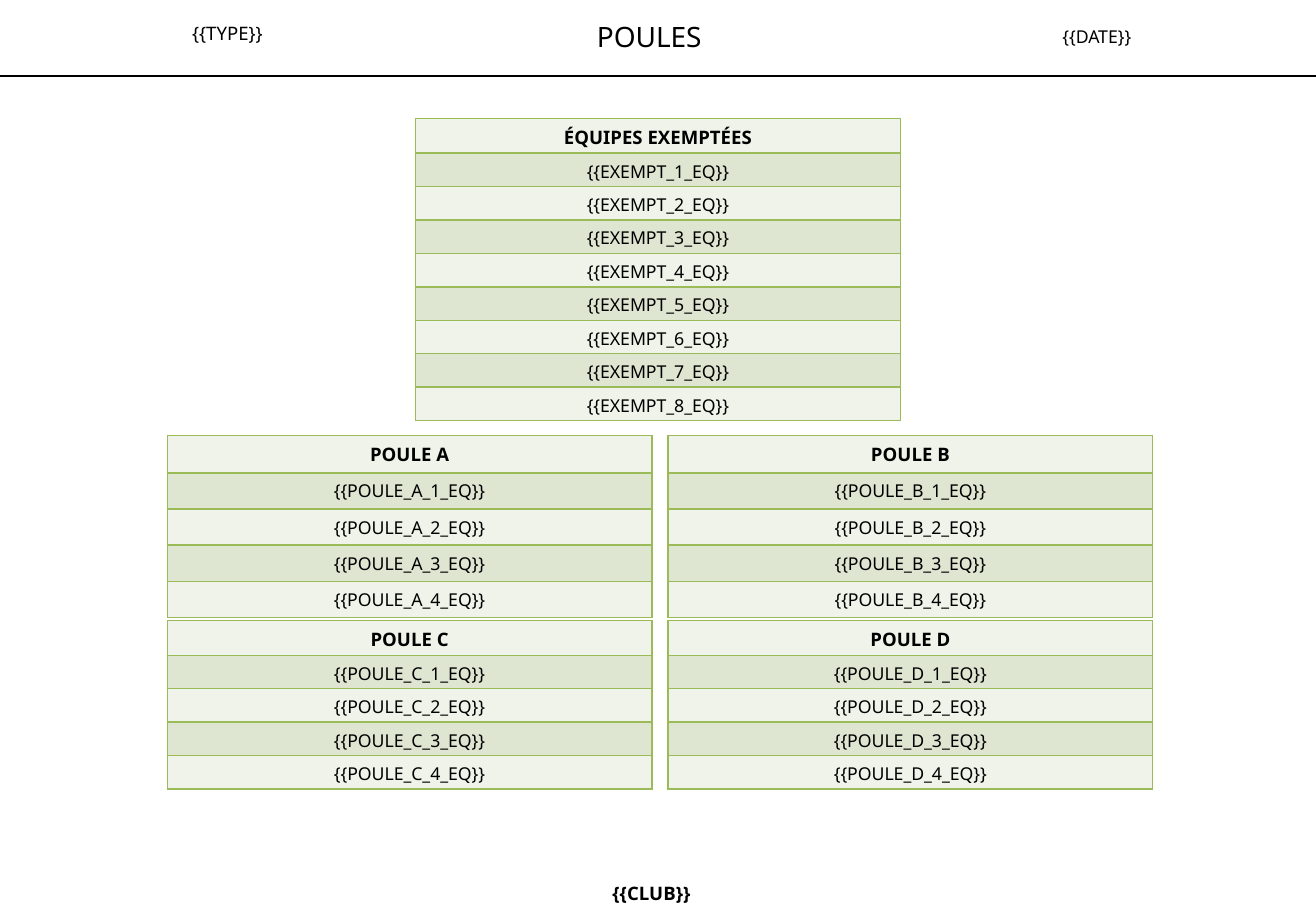
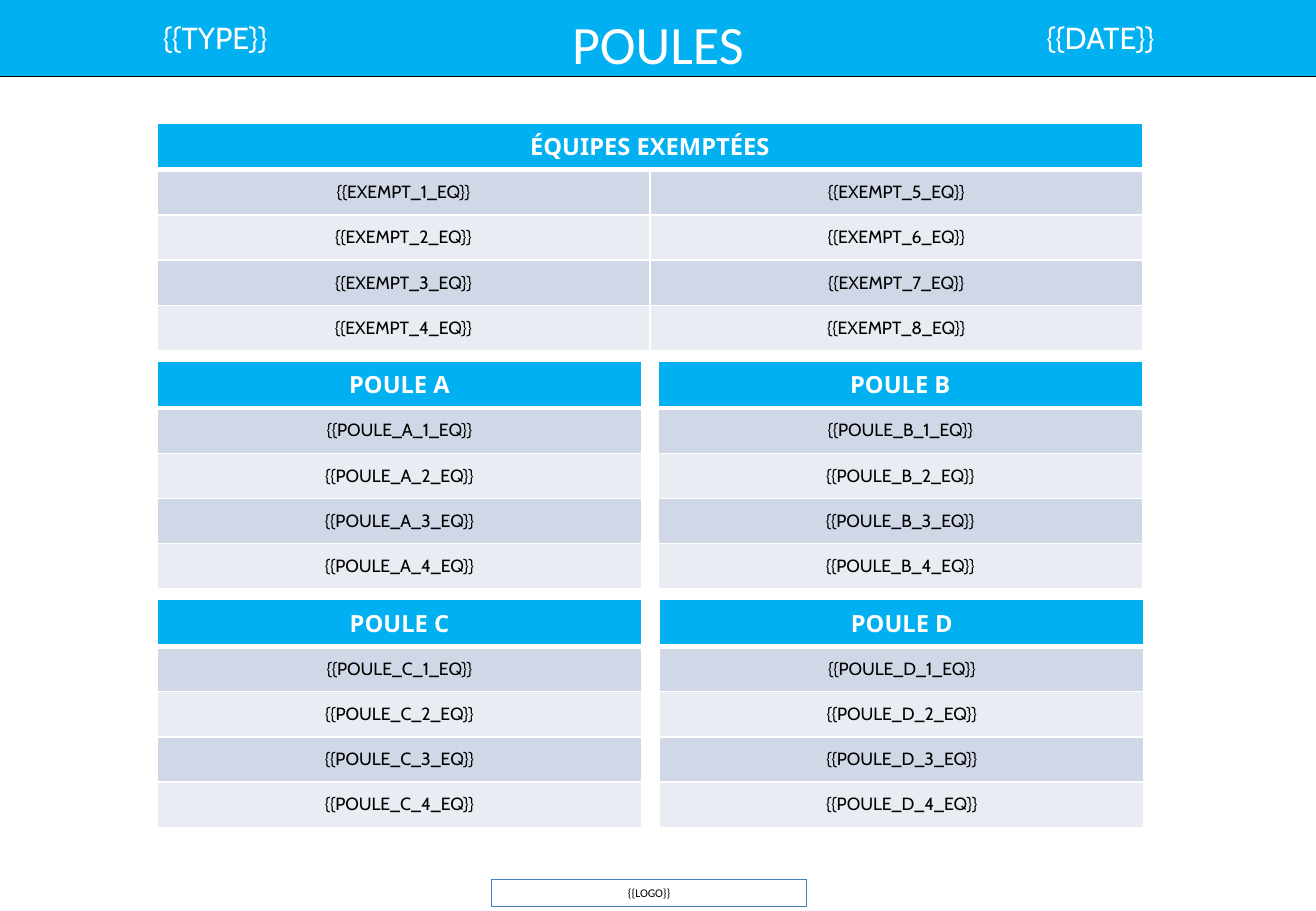
Before and after one commit to remidifranciaperso-bit/tournament-manager, a slide deck: slide 4 of templates bleus/Template_24_poules_1J.pptx (slide 3 before the commit). Drawn at 1316x911 pixels with LibreOffice and Linux fonts; fonts in the diff are those of the drawing. Boxes give left, top, right and bottom in pixels: in the first picture for what was removed or moved away, otherwise in the second. Text is boxed around its words. In the diff, an @@ line names an element or a change of style, - is before the commit and + after.

```diff
--- a/templates bleus/Template_24_poules_1J.pptx
+++ b/templates bleus/Template_24_poules_1J.pptx
@@ text "{{TYPE}}" at bbox=[163, 26, 267, 53]: size 11 to 18 pt, font Noto Sans to Cabin, text colour #000000 to #FFFFFF @@
@@ rectangle added at bbox=[0, 0, 1316, 77], fill #00B0F0, outline #000000 1 pt @@
@@ text "POULES": place and size @@
-text "POULES" at bbox=[597, 26, 702, 48]
+text "POULES" at bbox=[572, 29, 744, 78]
@@ text "POULES" at bbox=[572, 29, 744, 78]: size 16.5 to 32 pt, font Noto Sans to Calibri, text colour #000000 to #FFFFFF @@
@@ text "{{DATE}}": place and size @@
-text "{{DATE}}" at bbox=[1062, 30, 1131, 46]
+text "{{DATE}}" at bbox=[1046, 26, 1154, 53]
@@ text "{{DATE}}" at bbox=[1046, 26, 1154, 53]: size 10.5 to 18 pt, font Noto Sans to Cabin, text colour #000000 to #FFFFFF @@
@@ line removed from (0, 75) to (1316, 75) @@
@@ table at bbox=[157, 123, 1143, 350] @@
-ÉQUIPES EXEMPTÉES
-{{EXEMPT_1_EQ}}
-{{EXEMPT_2_EQ}}
-{{EXEMPT_3_EQ}}
-{{EXEMPT_4_EQ}}
-{{EXEMPT_5_EQ}}
-{{EXEMPT_6_EQ}}
-{{EXEMPT_7_EQ}}
-{{EXEMPT_8_EQ}}
+ÉQUIPES EXEMPTÉES | 
+{{EXEMPT_1_EQ}} | {{EXEMPT_5_EQ}}
+{{EXEMPT_2_EQ}} | {{EXEMPT_6_EQ}}
+{{EXEMPT_3_EQ}} | {{EXEMPT_7_EQ}}
+{{EXEMPT_4_EQ}} | {{EXEMPT_8_EQ}}
@@ table: place and size @@
-table at bbox=[416, 119, 900, 420]
+table at bbox=[157, 123, 1143, 350]
@@ table at bbox=[157, 362, 642, 589] @@
@@ fill #EFF3EA to #00B0F0 in row 1, column 1 @@
@@ fill #DEE7D1 to #D0D8E8 in 2 cells @@
@@ fill #EFF3EA to #E9EDF4 in 2 cells @@
@@ size 11 to 14 pt, text colour #000000 to #FFFFFF in "POULE A" @@
@@ font Noto Sans to Cabin @@
@@ borders changed @@
@@ table: place and size @@
-table at bbox=[168, 436, 653, 613]
+table at bbox=[157, 362, 642, 589]
@@ table at bbox=[659, 362, 1143, 589] @@
@@ fill #EFF3EA to #00B0F0 in row 1, column 1 @@
@@ fill #DEE7D1 to #D0D8E8 in 2 cells @@
@@ fill #EFF3EA to #E9EDF4 in 2 cells @@
@@ size 11 to 14 pt, text colour #000000 to #FFFFFF in "POULE B" @@
@@ font Noto Sans to Cabin @@
@@ borders changed @@
@@ table: place and size @@
-table at bbox=[668, 436, 1153, 613]
+table at bbox=[659, 362, 1143, 589]
@@ table at bbox=[157, 600, 642, 828] @@
@@ fill #EFF3EA to #00B0F0 in row 1, column 1 @@
@@ fill #DEE7D1 to #D0D8E8 in 2 cells @@
@@ fill #EFF3EA to #E9EDF4 in 2 cells @@
@@ size 11 to 14 pt, text colour #000000 to #FFFFFF in "POULE C" @@
@@ font Noto Sans to Cabin @@
@@ borders changed @@
@@ table: place and size @@
-table at bbox=[168, 621, 653, 789]
+table at bbox=[157, 600, 642, 828]
@@ table at bbox=[660, 600, 1145, 828] @@
@@ fill #EFF3EA to #00B0F0 in row 1, column 1 @@
@@ fill #DEE7D1 to #D0D8E8 in 2 cells @@
@@ fill #EFF3EA to #E9EDF4 in 2 cells @@
@@ size 11 to 14 pt, text colour #000000 to #FFFFFF in "POULE D" @@
@@ font Noto Sans to Cabin @@
@@ borders changed @@
@@ table: place and size @@
-table at bbox=[668, 621, 1153, 789]
+table at bbox=[660, 600, 1145, 828]
@@ rectangle added at bbox=[492, 880, 808, 906], outline #4B7EBC 0 pt, 7 pt, text #000000 @@
+{{LOGO}}
@@ text removed at bbox=[612, 886, 690, 903] @@
-{{CLUB}}
```
Also in this commit, not shown: 15 other slides changed, 2 slides added, 8 other files.
